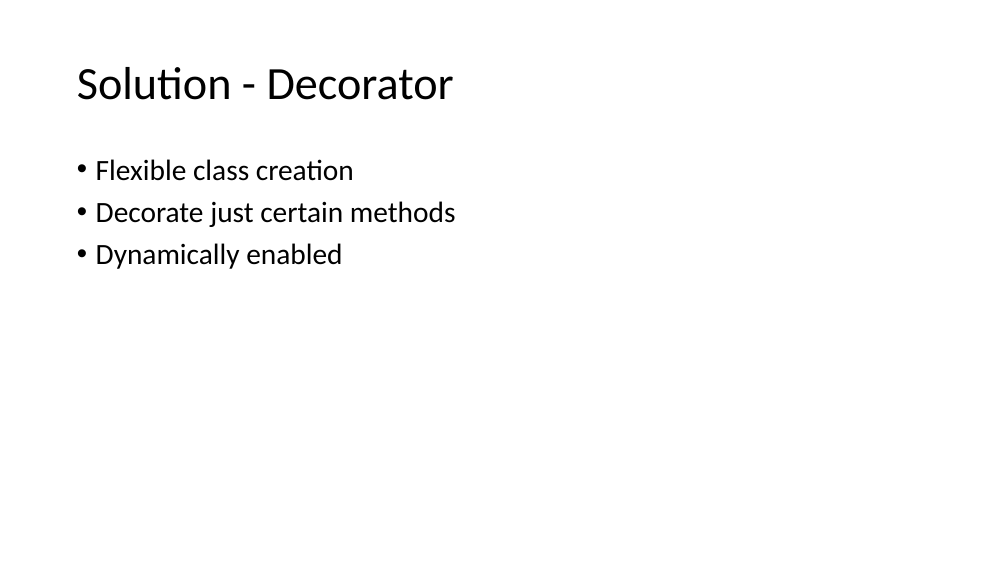
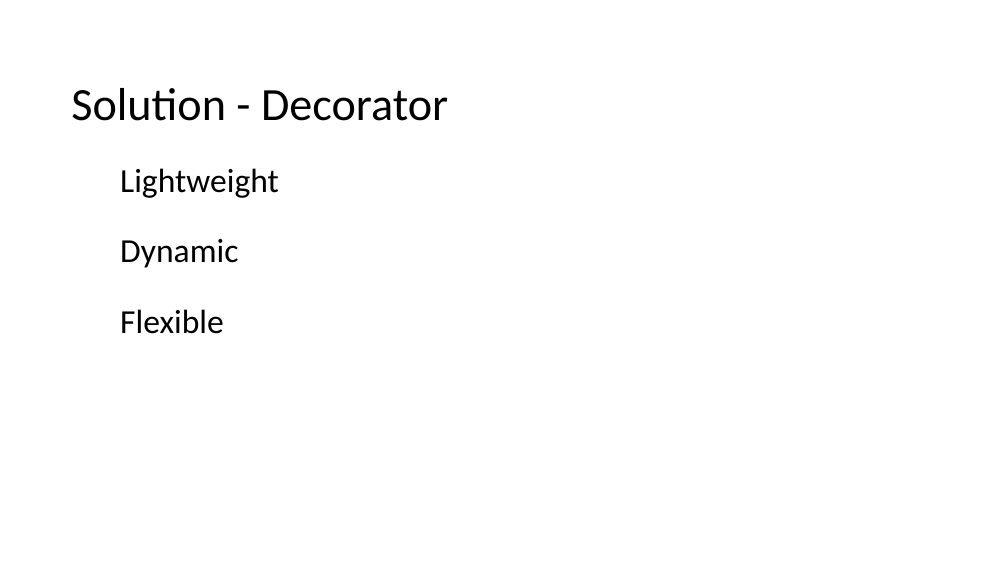
Before and after one commit to avlomakin/spsu-mm-programming-second-course, a slide deck: slide 3 of Spring/Decorator.pptx. Drawn at 1008x567 pixels with LibreOffice and Linux fonts; fonts in the diff are those of the drawing. Boxes give left, top, right and bottom in pixels: in the first picture for what was removed or moved away, otherwise in the second. Text is boxed around its words. In the diff, an @@ line names an element or a change of style, - is before the commit and + after.

Commit message:
Decorator

```diff
--- a/Spring/Decorator.pptx
+++ b/Spring/Decorator.pptx
@@ title "Solution - Decorator": place and size @@
-title "Solution - Decorator" at <box>77,67,454,100</box>
+title "Solution - Decorator" at <box>71,88,448,121</box>
@@ text at <box>120,168,279,334</box>: text changed; size 28 to 32 pt @@
-• Flexible class creation
-• Decorate just certain methods
-• Dynamically enabled
+Lightweight
+Dynamic
+Flexible
```
Also in this commit, not shown: 2 other files.
